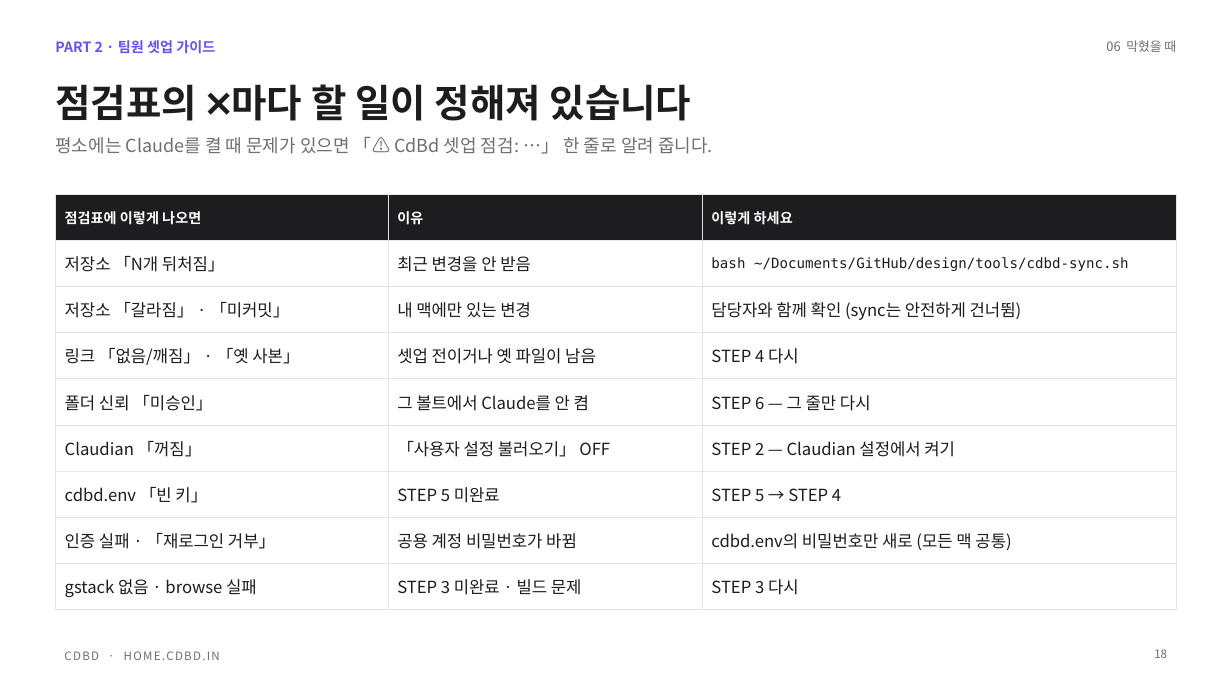
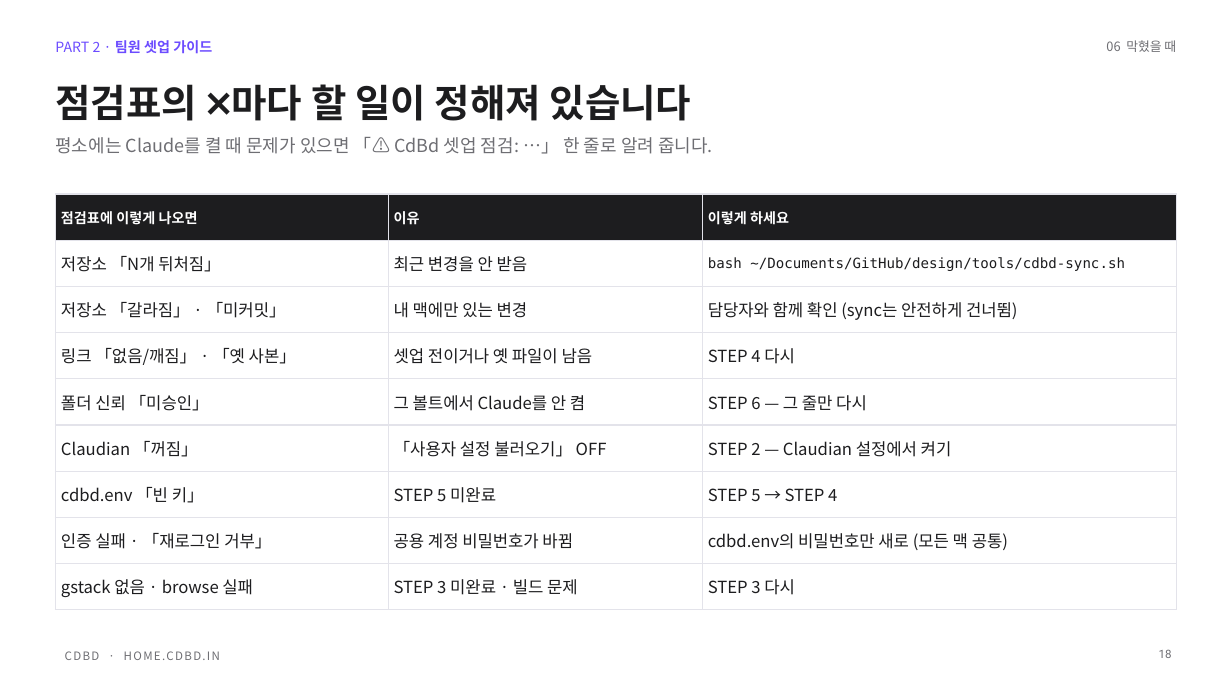
Before and after one commit to CdBd-in/design, a slide deck: slide 18 of _기능별 경로 가이드 — 결과 보고 발표 (2026-10-02).pptx. Drawn at 1232x693 pixels with LibreOffice and Linux fonts; fonts in the diff are those of the drawing. Boxes give left, top, right and bottom in pixels: in the first picture for what was removed or moved away, otherwise in the second. Text is boxed around its words. In the diff, an @@ line names an element or a change of style, - is before the commit and + after.

```diff
--- a/_기능별 경로 가이드 — 결과 보고 발표 (2026-10-02).pptx
+++ b/_기능별 경로 가이드 — 결과 보고 발표 (2026-10-02).pptx
@@ text "PART 2 · 팀원 셋업 ..." at [55, 40, 212, 54]: font Noto Sans CJK KR to Roboto in "팀원 셋업 가이드"; bold off in "PART 2 ·" @@
@@ table at [55, 194, 1177, 610] @@
@@ font Noto Sans CJK KR to Roboto in "점검표에 이렇게 나오면", "이유", "이렇게 하세요", "저장소 「N개 뒤처짐」" and 21 more places @@
@@ page number at [1159, 649, 1172, 658]: font Noto Sans CJK KR to Roboto @@
```
Also in this commit, not shown: 19 other slides changed.
